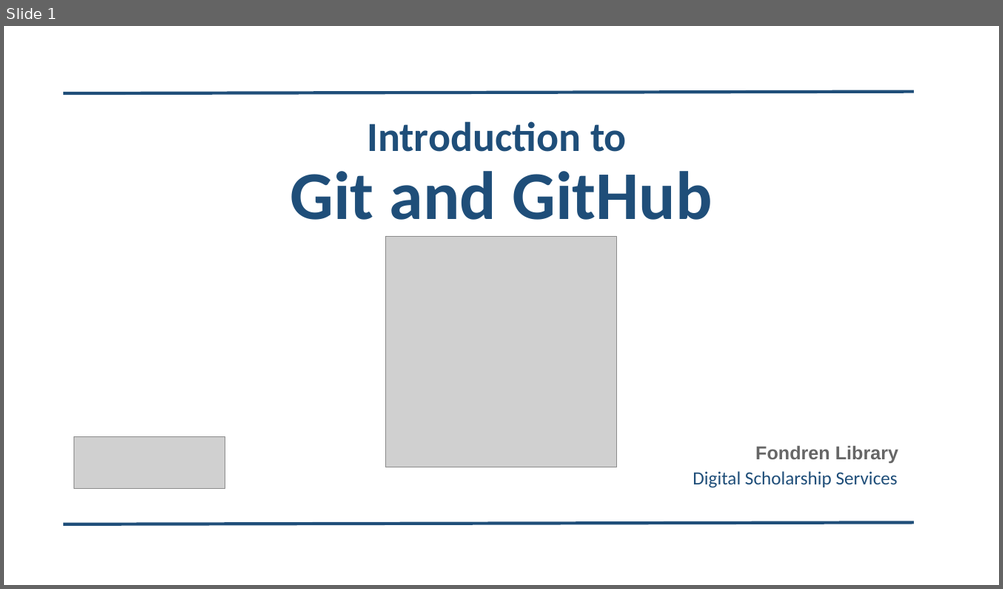
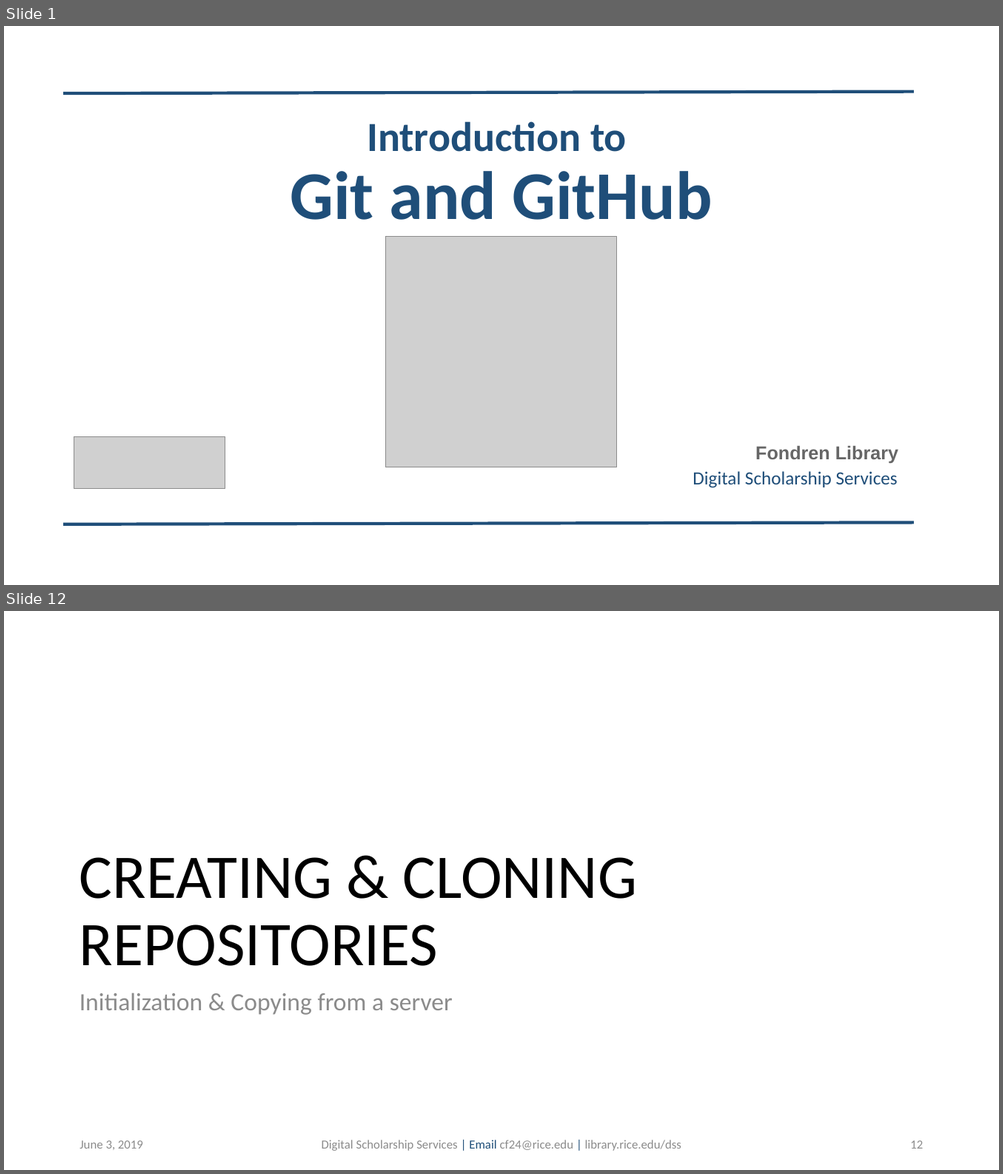
Before and after one commit to bakitybacon/rice-data-and-donuts, a slide deck: github/Introduction to Git & Github.pptx. Shown one above the other, each under a label of ours: slide 1 before the commit, slides 1 and 12 after it; the slides between them are not shown. The pictures are 1003x589 and 1003x1174 pixels, drawn with LibreOffice and Linux fonts; fonts in the diff are those of the drawing; grey boxes stand for pictures; background and template pictures are left out. Boxes give left, top, right and bottom in pixels: in the first picture for what was removed or moved away, otherwise in the second. Text is boxed around its words. In the diff, an @@ line names an element or a change of style, - is before the commit and + after.

```diff
--- a/github/Introduction to Git & Github.pptx
+++ b/github/Introduction to Git & Github.pptx
@@ slide 12 added at (x1=4, y1=611, x2=999, y2=1170), background #FFFFFF @@
@@ title added at (x1=79, y1=857, x2=637, y2=966), 60 pt, text #000000 @@
+CREATING & CLONING
+REPOSITORIES
@@ text added at (x1=79, y1=993, x2=452, y2=1015), 24 pt, text #8C8C8C @@
+Initialization & Copying from a server
@@ text added at (x1=79, y1=1141, x2=143, y2=1150), 12 pt, text #8C8C8C @@
+June 3, 2019
@@ text added at (x1=321, y1=1140, x2=681, y2=1151), 12 pt, text #8C8C8C @@
+Digital Scholarship Services | Email cf24@rice.edu | library.rice.edu/dss
@@ page number added at (x1=910, y1=1141, x2=922, y2=1149), 12 pt, text #8C8C8C @@
+12
```
Also in this commit, not shown: 9 slides changed, 18 other slides added.
